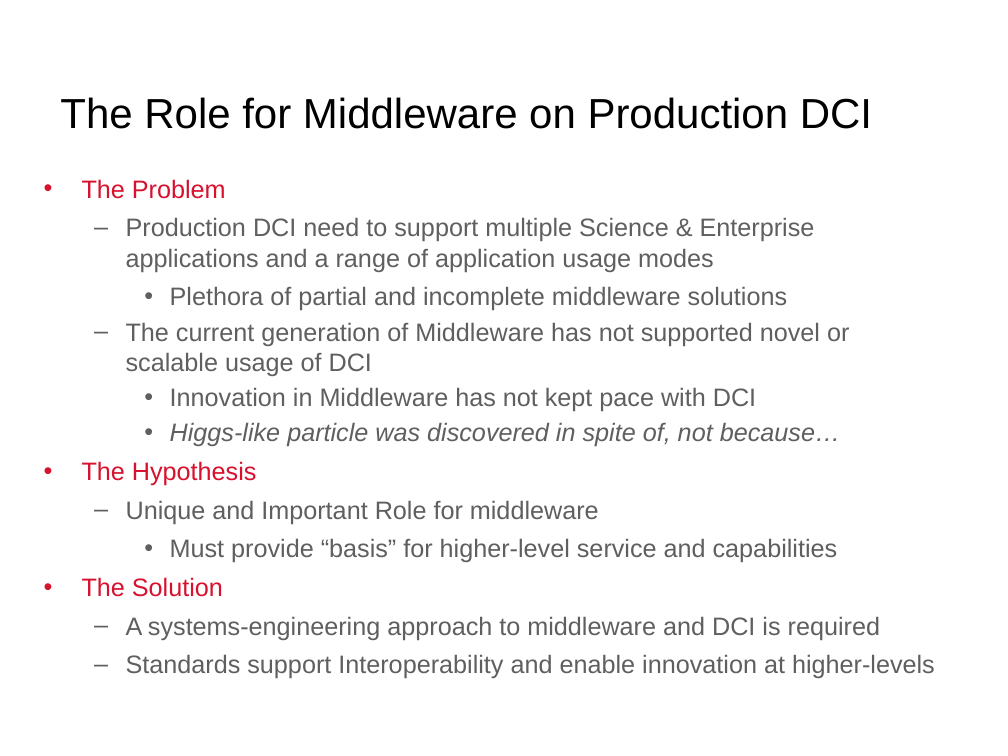
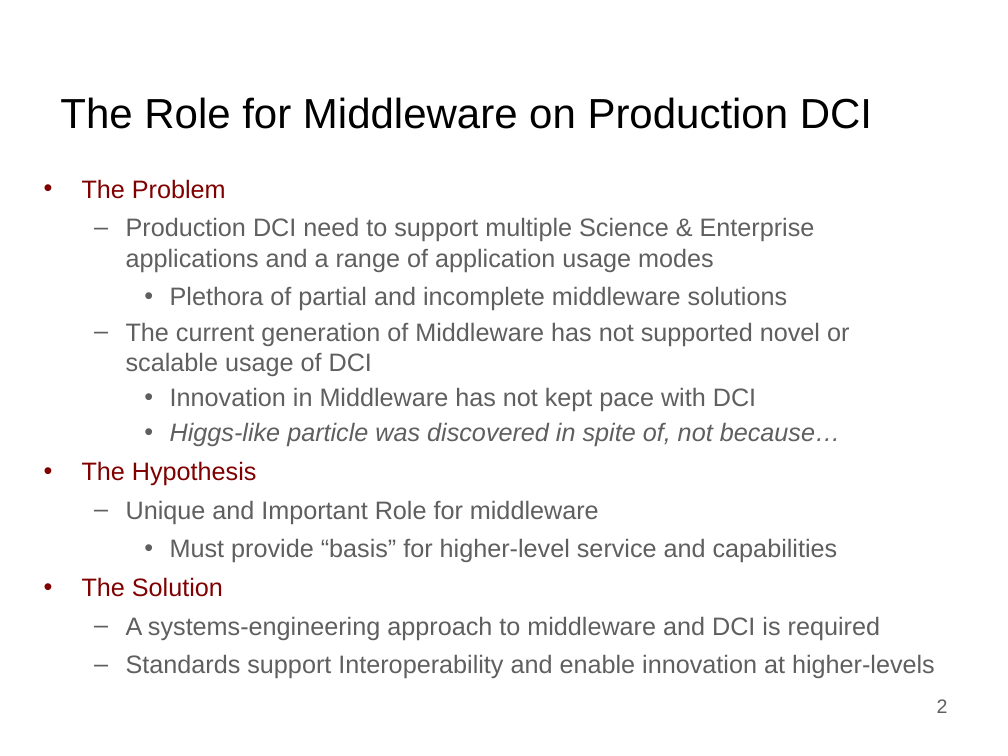
Before and after one commit to saga-project/presentations, a slide deck: slide 2 of radical-media.v0.1.pptx. Drawn at 1008x756 pixels with LibreOffice and Linux fonts; fonts in the diff are those of the drawing; background and template pictures are left out. Boxes give left, top, right and bottom in pixels: in the first picture for what was removed or moved away, otherwise in the second. Text is boxed around its words. In the diff, an @@ line names an element or a change of style, - is before the commit and + after.

```diff
--- a/radical-media.v0.1.pptx
+++ b/radical-media.v0.1.pptx
@@ text at (x1=82, y1=179, x2=257, y2=597): text colour #D7112E to #800000 in "The Problem", "The Hypothesis", "The Solution" @@
@@ page number added at (x1=937, y1=699, x2=948, y2=713), 14 pt, text #5F5F5F @@
+2
```
Also in this commit, not shown: 4 other slides changed.
